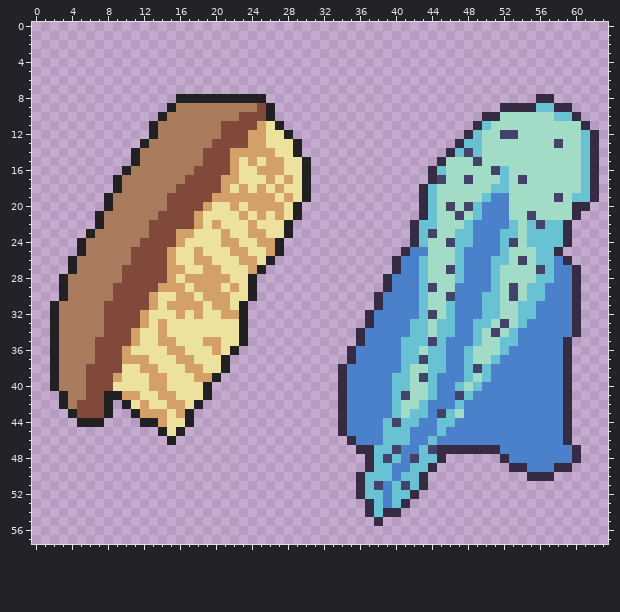
File history of a pixel-art sprite, Assets/Textures/Hand.png. The picture above is the old version.
The file is 64x58 pixels.
After the commit:
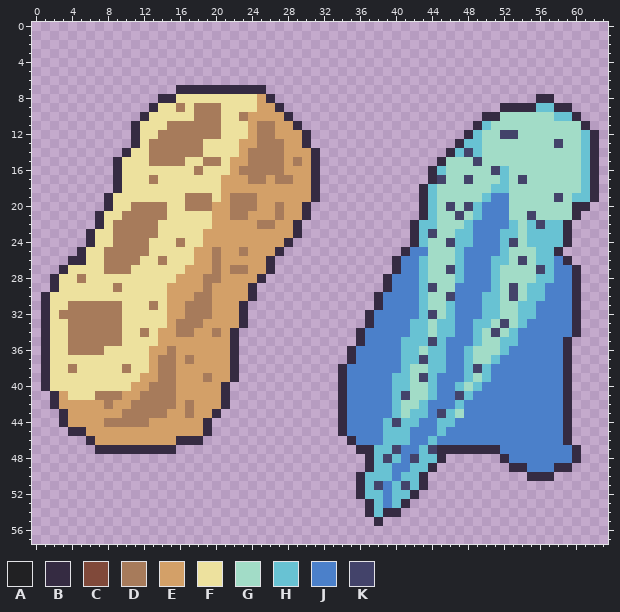
Palette (. is transparent): A #212123  B #352b42  C #80493a  D #a77b5b  E #d3a068  F #ede19e  G #a2dcc7  H #68c2d3  J #4b80ca  K #43436a
Edits made:
Changed rows in their new state; - is an unchanged pixel.
first column x 1:
 7 ---------------BBBBBBBBBB------
 8 -------------BBFFFFFFFFFEB-----
 9 ------------BFF-F---FFFFEEB----
10 -----------BFFFFF---FFDEEEEB---
11 ----------BFFF------FFFEDDEEB--
12 ----------BFF-------FFF-DDEEEB-
13 ----------BF------FFFFE-DDDEEB-
14 ---------BFF------FFFF-DDDDEEEB
15 --------BFFF----FFDDF-EDDDDEDEB
16 --------BFFFFFFFFDFFF-DDDDDEEEB
17 --------BFFF-FFFFFFF--EDD-DDEEB
18 --------BFFFFFFFFFFF-E-E-E-EEEB
19 -------BFFFFFFFFDDDF-DDD--E-EEB
20 -------BFF----FFDDDEEDDD--DEEB-
21 ------BFF----DFFFF-EEDDE-EDEEB-
22 ------BF----DFFFFF--EEE-DDEEB--
23 -----BFF----DFFFF-EE-EE--EEEB--
24 ----.BFF---DFFFD--EE--EE--EB---
25 ----BFF---DDFFF---EDE-DEE-B----
26 ---BBFF---DFFDF----DEE--EB-----
27 --BFFFF--DFFFFFFEE-DEDD-EB-----
28 -BFF-FFFFFFFFFFE--DD-EEEB------
29 -BFFFFFFDFFFFF--E-D-E-EB-------
30 BFFFFFFFFFFFF-E--DD--EEB-------
31 BFF----DDFFFD---DDD--EB--------
32 BF-----DDFFF--E-DDDE--B--------
33 BFF----DDFFF-FEDDDEEEEB--------
34 BFF----DDFFD--EDDEEDEB.--------
35 BFF---DDDFF----EEE--EB.--------
36 BFF---DFFF--EED-EEE-EB---------
37 BFFFFFFFFFFFEDD-DEEEEB---------
38 BFF-FFFFFD-F-DDE--EEEB---------
39 BFFFFFFFF--E-DDEE-DEEB---------
40 BFFFFFFF--EEDDDEEEEEB----------
41 -BEFFFDDD--DDDDEEEEEB----------
42 -BEEEEEDEEDDDDD-DEEEB----------
43 --BEEEEEEDDDDDE-DEEB-----------
44 --BEEEEDDDDDE-EEEEB------------
45 ---BBEEEEEEEEEEEEEB------------
46 -----BEEEEEEEEEBBB-------------
47 ------BBBBBBBBB----------------
Boxes around the changes in both pictures, in picture pixels (x1, y1, x2, y2):
changed: (41, 85, 320, 454)
